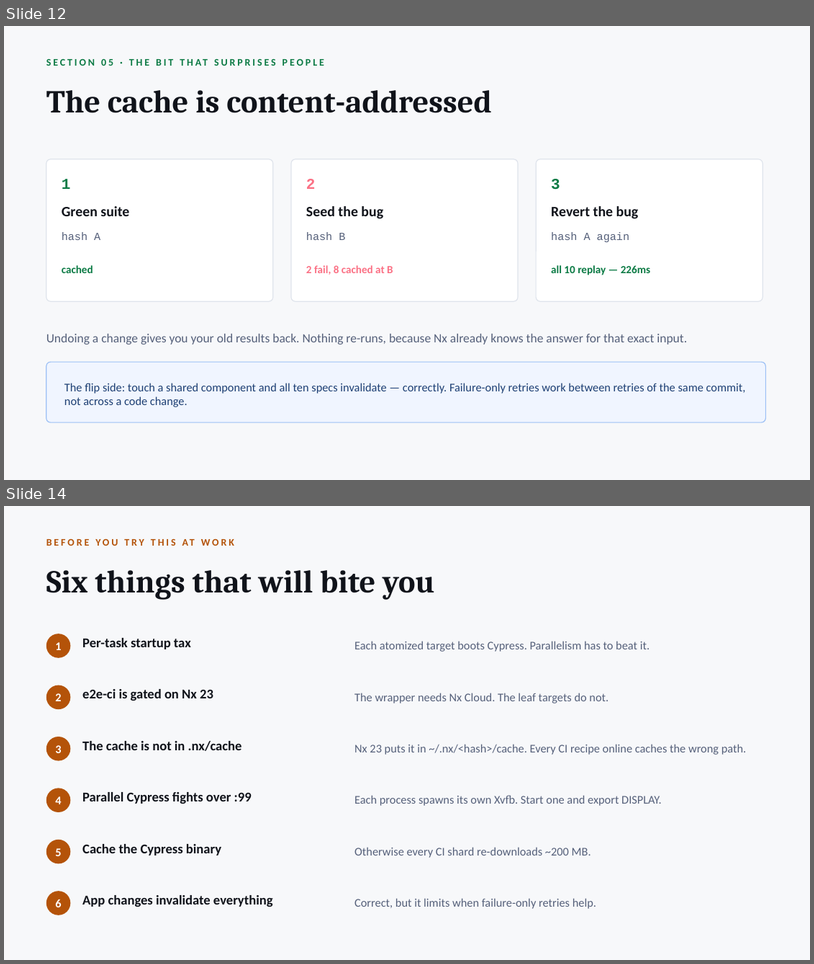
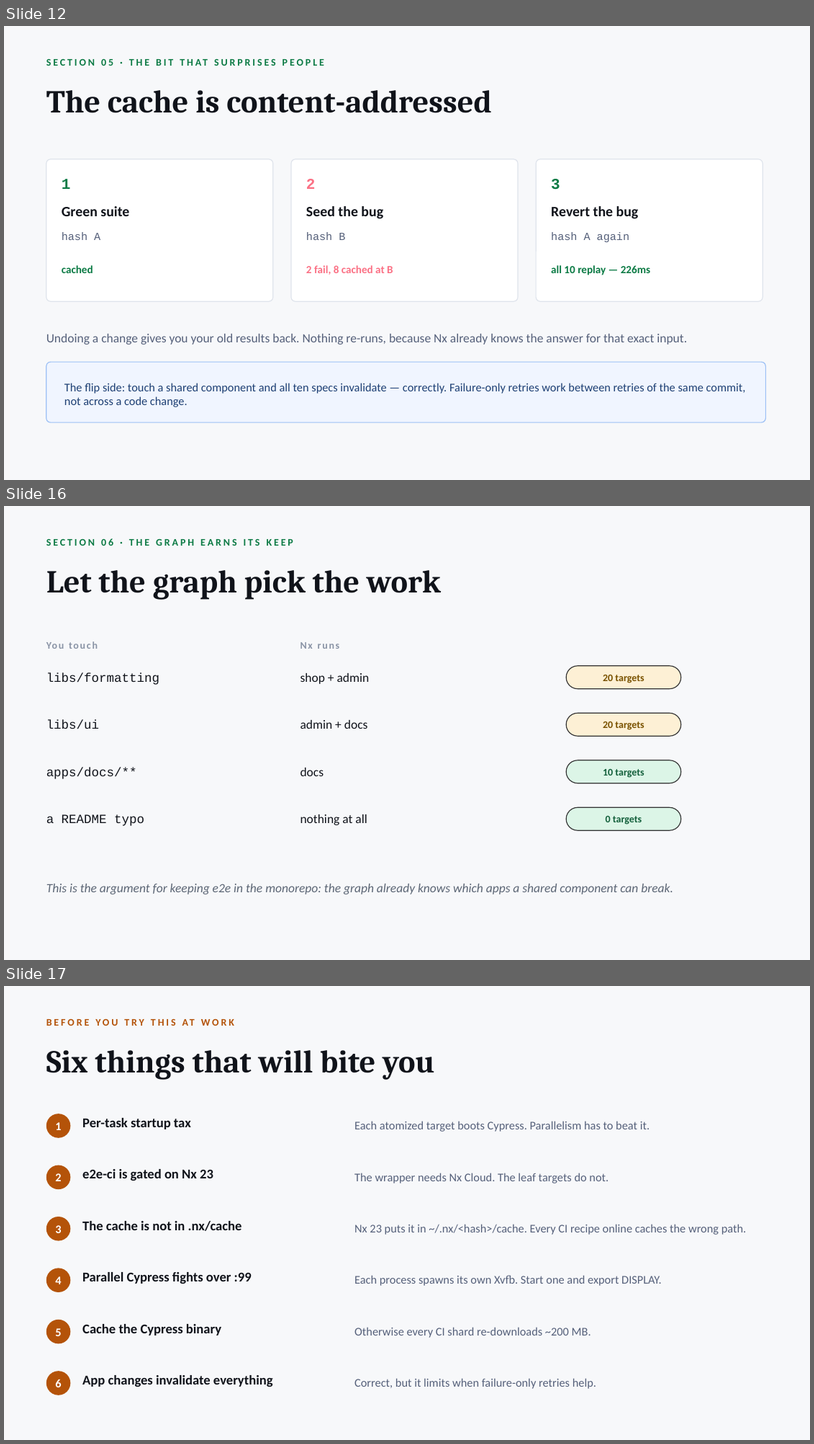
Before and after one commit to radzivil/nx-scaling-e2e-tests-with-atomizer, a slide deck: talk/Scaling-E2E-Tests-with-Nx.pptx. Shown one above the other, each under a label of ours: slides 12 and 14 before the commit, slides 12, 16 and 17 after it; the slides between them are not shown. The pictures are 814x964 and 814x1444 pixels, drawn with LibreOffice and Linux fonts; fonts in the diff are those of the drawing. Boxes give left, top, right and bottom in pixels: in the first picture for what was removed or moved away, otherwise in the second. Text is boxed around its words. In the diff, an @@ line names an element or a change of style, - is before the commit and + after.

Commit message:
Add the scale section to the deck
Four new slides: the three-app workspace, the ladder as a bar chart, why CI
distributes per app rather than per shard, and what `affected` actually runs.
Takeaways gain a fifth point; the agenda gains the section.

A render pass caught three things: the replay bar sat on a minimum-width floor
that made 5s look like a third of 55s, rung 2 was drawn in the colour this deck
uses for failure, and the title promised four rungs over five bars.

```diff
--- a/talk/Scaling-E2E-Tests-with-Nx.pptx
+++ b/talk/Scaling-E2E-Tests-with-Nx.pptx
@@ slide 16 added at [4, 506, 810, 960], background #F7F8FA @@
@@ text added at [46, 538, 293, 546], 12 pt, text #0B7A44, bold @@
+SECTION 06 · THE GRAPH EARNS ITS KEEP
@@ text added at [46, 570, 441, 600], 38 pt, text #10131A, bold @@
+Let the graph pick the work
@@ text added at [46, 636, 264, 654], 12 pt, text #8A94A6, bold @@
+You touch
@@ text added at [301, 642, 340, 649], 12 pt, text #8A94A6, bold @@
+Nx runs
@@ text added at [46, 673, 160, 685], 15 pt, text #10131A @@
+libs/formatting
@@ text added at [301, 673, 370, 684], 15 pt, text #10131A @@
+shop + admin
@@ rounded rectangle added at [566, 666, 682, 689], fill #FDF0D5, outline #333333 1 pt @@
@@ text added at [603, 674, 644, 683], 12 pt, text #7A5200, bold @@
+20 targets
@@ text added at [46, 720, 99, 728], 15 pt, text #10131A @@
+libs/ui
@@ text added at [301, 720, 368, 728], 15 pt, text #10131A @@
+admin + docs
@@ rounded rectangle added at [566, 713, 682, 736], fill #FDF0D5, outline #333333 1 pt @@
@@ text added at [603, 721, 644, 730], 12 pt, text #7A5200, bold @@
+20 targets
@@ rounded rectangle added at [566, 760, 682, 783], fill #DCF5E7, outline #333333 1 pt @@
@@ text added at [46, 767, 137, 779], 15 pt, text #10131A @@
+apps/docs/**
@@ text added at [301, 767, 324, 776], 15 pt, text #10131A @@
+docs
@@ text added at [603, 769, 644, 777], 12 pt, text #14603C, bold @@
+10 targets
@@ rounded rectangle added at [566, 807, 682, 830], fill #DCF5E7, outline #333333 1 pt @@
@@ text added at [46, 814, 144, 826], 15 pt, text #10131A @@
+a README typo
@@ text added at [301, 814, 367, 825], 15 pt, text #10131A @@
+nothing at all
@@ text added at [606, 816, 642, 824], 12 pt, text #14603C, bold @@
+0 targets
@@ text added at [46, 883, 674, 894], 15 pt, text #5C6675, italic @@
+This is the argument for keeping e2e in the monorepo: the graph already knows which apps a shared component can break.
@@ what was slide 14 is now slide 17 @@
```
Also in this commit, not shown: 2 slides changed, 3 other slides added, 1 slide removed, 1 other file.
